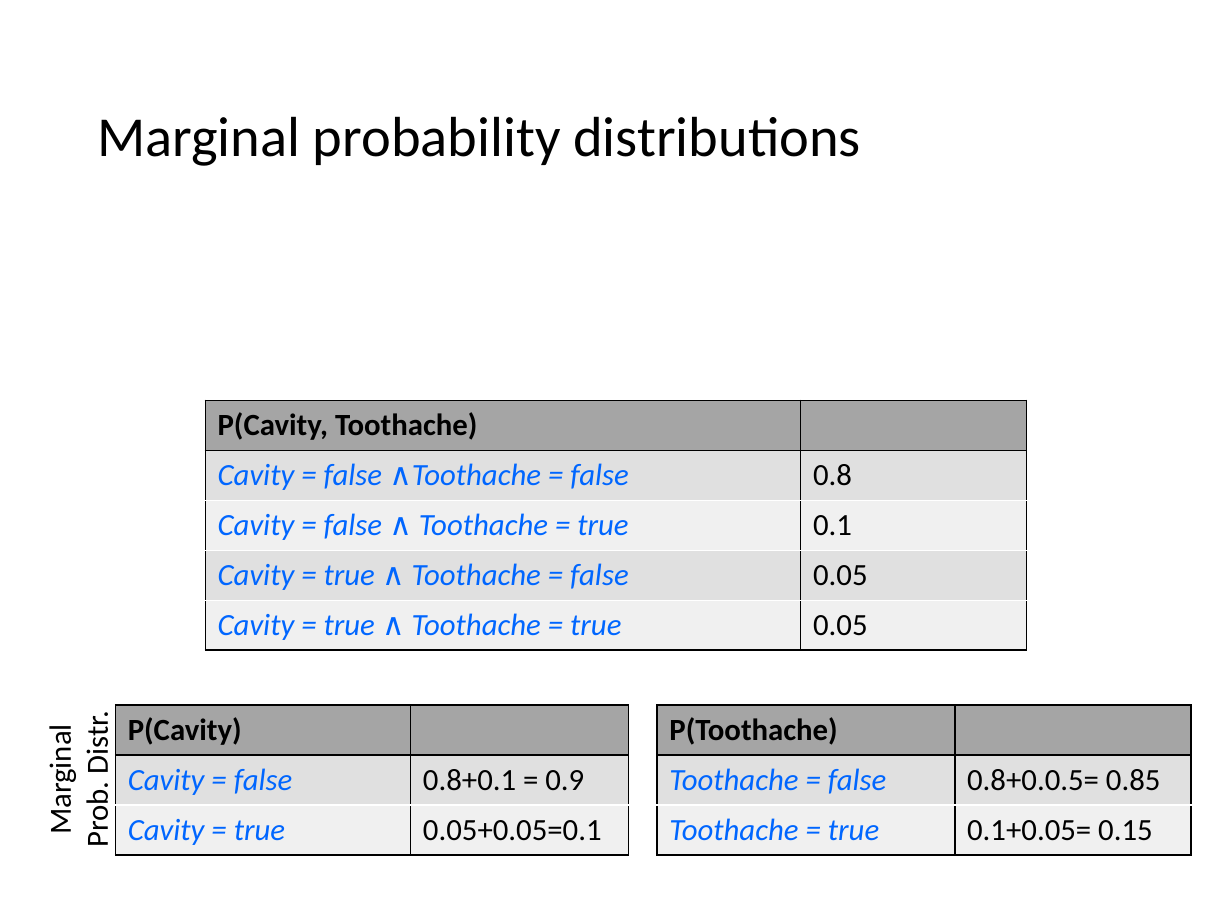
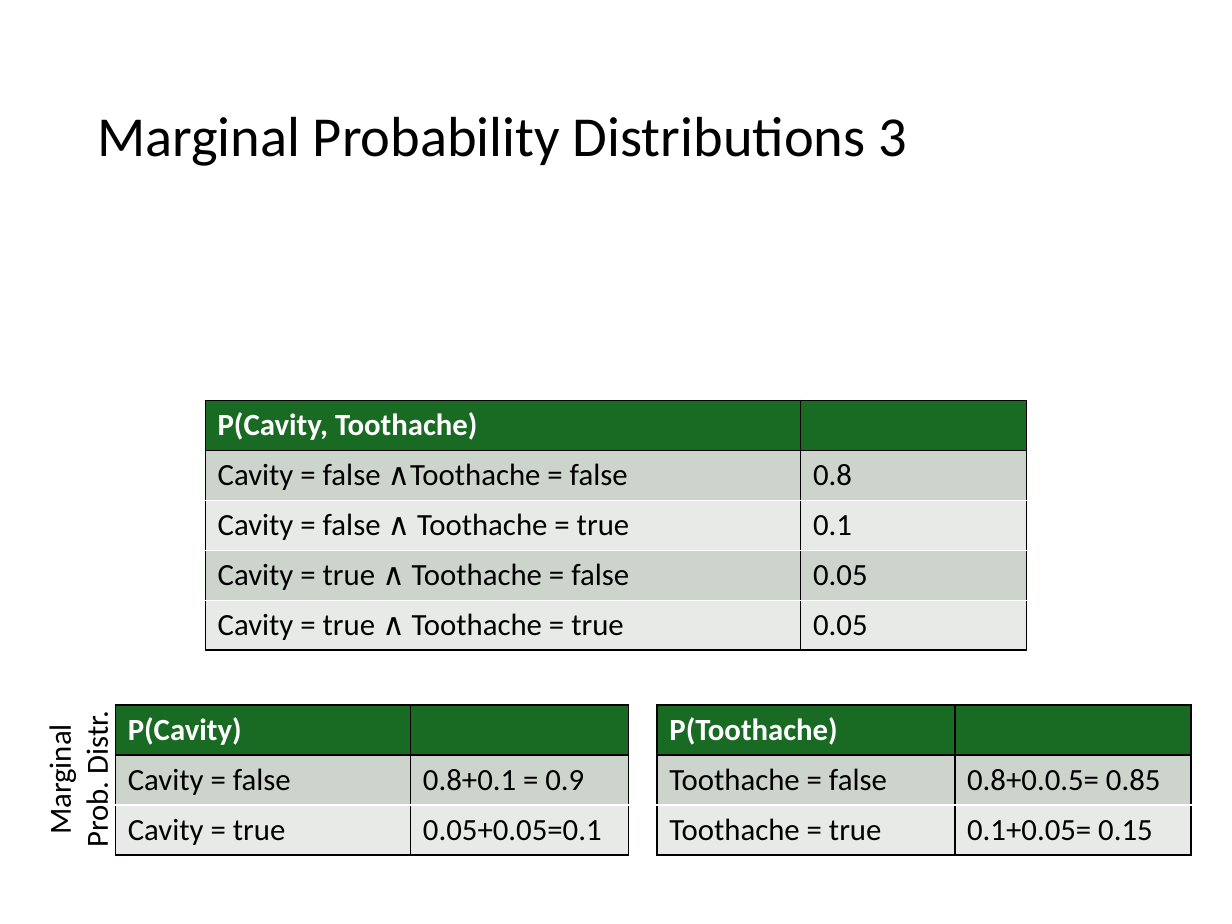
Before and after one commit to mhahsler/CS7320-AI, a slide deck: slide 37 of slides/12_uncertainty.pptx. Drawn at 1232x924 pixels with LibreOffice and Linux fonts; fonts in the diff are those of the drawing; grey boxes stand for pictures. Boxes give left, top, right and bottom in pixels: in the first picture for what was removed or moved away, otherwise in the second. Text is boxed around its words. In the diff, an @@ line names an element or a change of style, - is before the commit and + after.

```diff
--- a/slides/12_uncertainty.pptx
+++ b/slides/12_uncertainty.pptx
@@ title at (x1=97, y1=116, x2=907, y2=166): text changed @@
-Marginal probability distributions
+Marginal Probability Distributions 3
@@ table at (x1=206, y1=400, x2=1026, y2=650) @@
@@ fill #A5A5A5 to #196B24 in row 1 @@
@@ fill #E1E1E1 to #CCD4CD in 4 cells @@
@@ fill #F0F0F0 to #E8EBE8 in 4 cells @@
@@ text colour #000000 to #FFFFFF in "P(Cavity, Toothache)" @@
@@ text colour #0066FF to #000000 in "Cavity = false ∧Toothache = false", "Cavity = false ∧ Toothache = true", "Cavity = true ∧ Toothache = false", "Cavity = true ∧ Toothache = true" @@
@@ italic off in "Cavity = false ∧Toothache = false", "Cavity = false Toothache = true", "Cavity = true Toothache = false", "Cavity = true Toothache = true" @@
@@ table at (x1=116, y1=705, x2=630, y2=855) @@
@@ fill #A5A5A5 to #196B24 in row 1 @@
@@ fill #E1E1E1 to #CCD4CD in row 2 @@
@@ fill #F0F0F0 to #E8EBE8 in row 3 @@
@@ text colour #000000 to #FFFFFF in "P(Cavity)" @@
@@ text colour #0066FF to #000000, italic off in "Cavity = false", "Cavity = true" @@
@@ table at (x1=657, y1=705, x2=1191, y2=855) @@
@@ fill #A5A5A5 to #196B24 in row 1 @@
@@ fill #E1E1E1 to #CCD4CD in row 2 @@
@@ fill #F0F0F0 to #E8EBE8 in row 3 @@
@@ text colour #000000 to #FFFFFF in "P(Toothache)" @@
@@ text colour #0066FF to #000000, italic off in "Toothache = false", "Toothache = true" @@
```
Also in this commit, not shown: 30 other slides changed, 30 other files.
